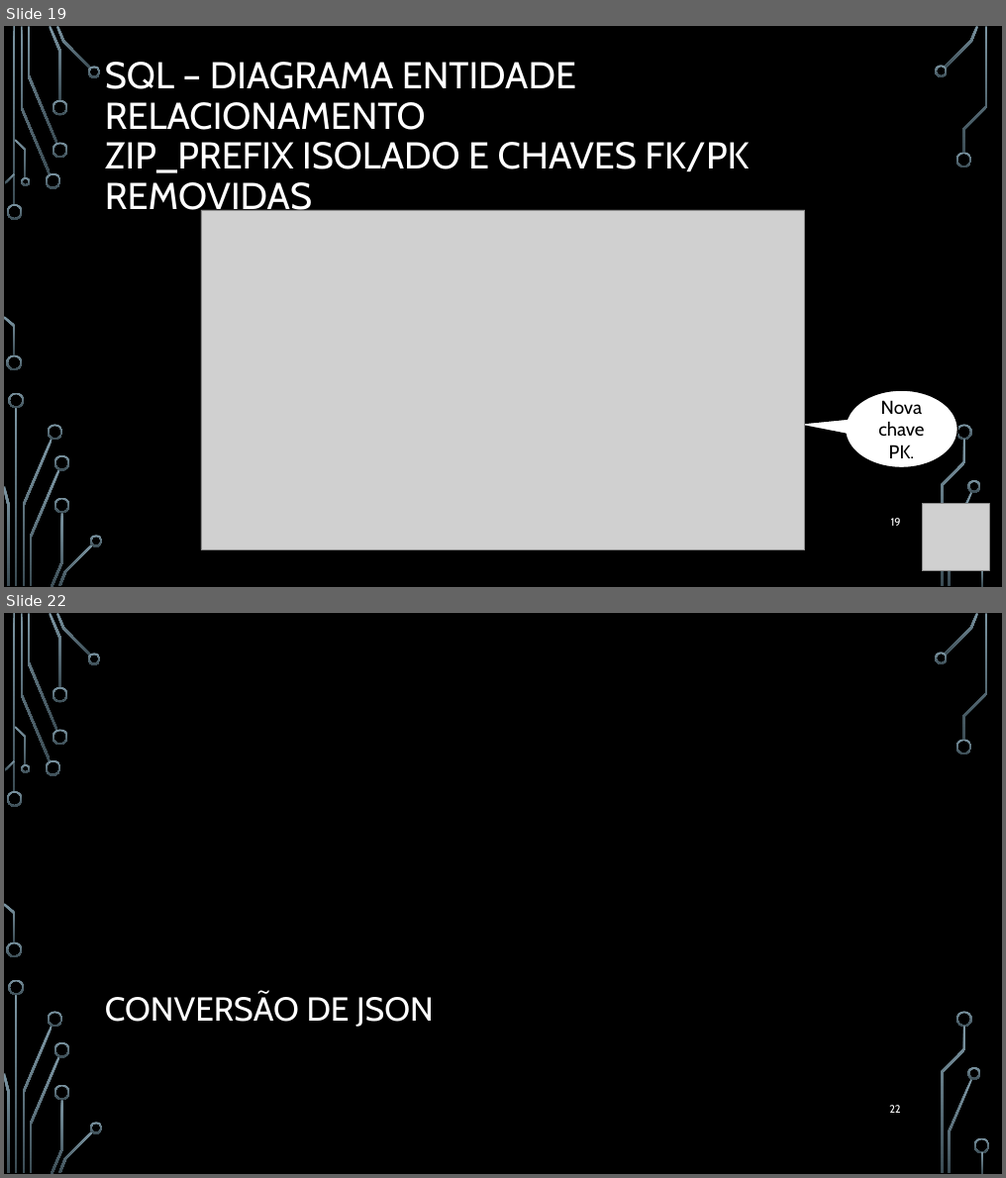
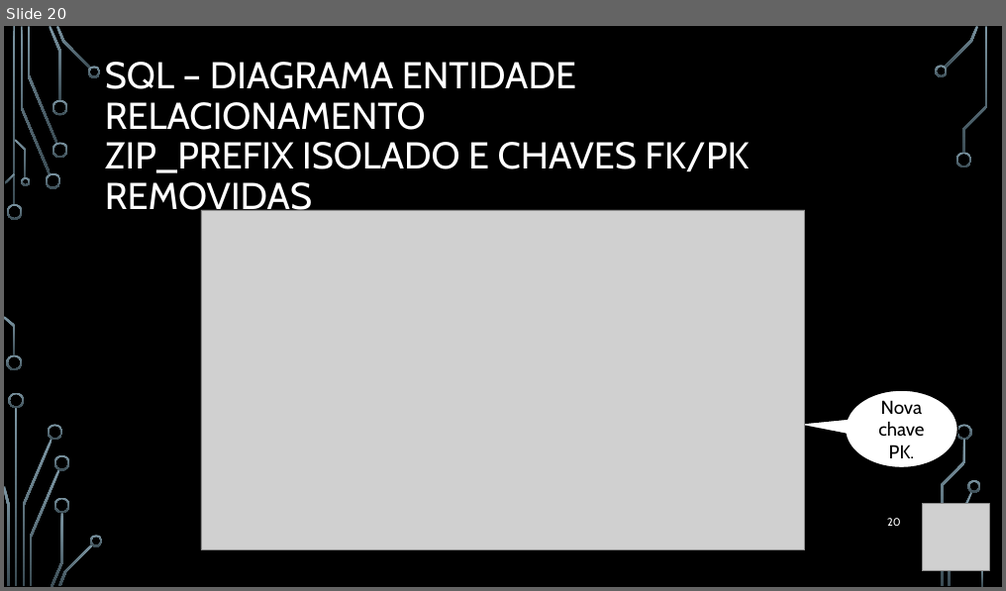
Before and after one commit to WilianCavassin/DataEngineer_Olist, a slide deck: Presentations/Work at olist [Autosaved].pptx. Shown one above the other, each under a label of ours: slides 19 and 22 before the commit, slide 20 after it; the slides between them are not shown. The pictures are 1006x1178 and 1006x591 pixels, drawn with LibreOffice and Linux fonts; fonts in the diff are those of the drawing; grey boxes stand for pictures; background and template pictures are left out. Boxes give left, top, right and bottom in pixels: in the first picture for what was removed or moved away, otherwise in the second. Text is boxed around its words. In the diff, an @@ line names an element or a change of style, - is before the commit and + after.

```diff
--- a/Presentations/Work at olist [Autosaved].pptx
+++ b/Presentations/Work at olist [Autosaved].pptx
@@ slide 22 removed at [4,613,1002,1174], background picture (left out); not listed: 36 template elements that a slide beside it also shows @@
@@ title removed at [105,993,434,1027] @@
-CONVERSÃO DE JSON
@@ page number removed at [889,1105,900,1113] @@
-22
@@ what was slide 19 is now slide 20 @@
@@ page number at [887,518,901,526]: text changed @@
-19
+20
```
Also in this commit, not shown: 10 slides changed, 5 slides added, 2 other slides removed, 7 other files.
